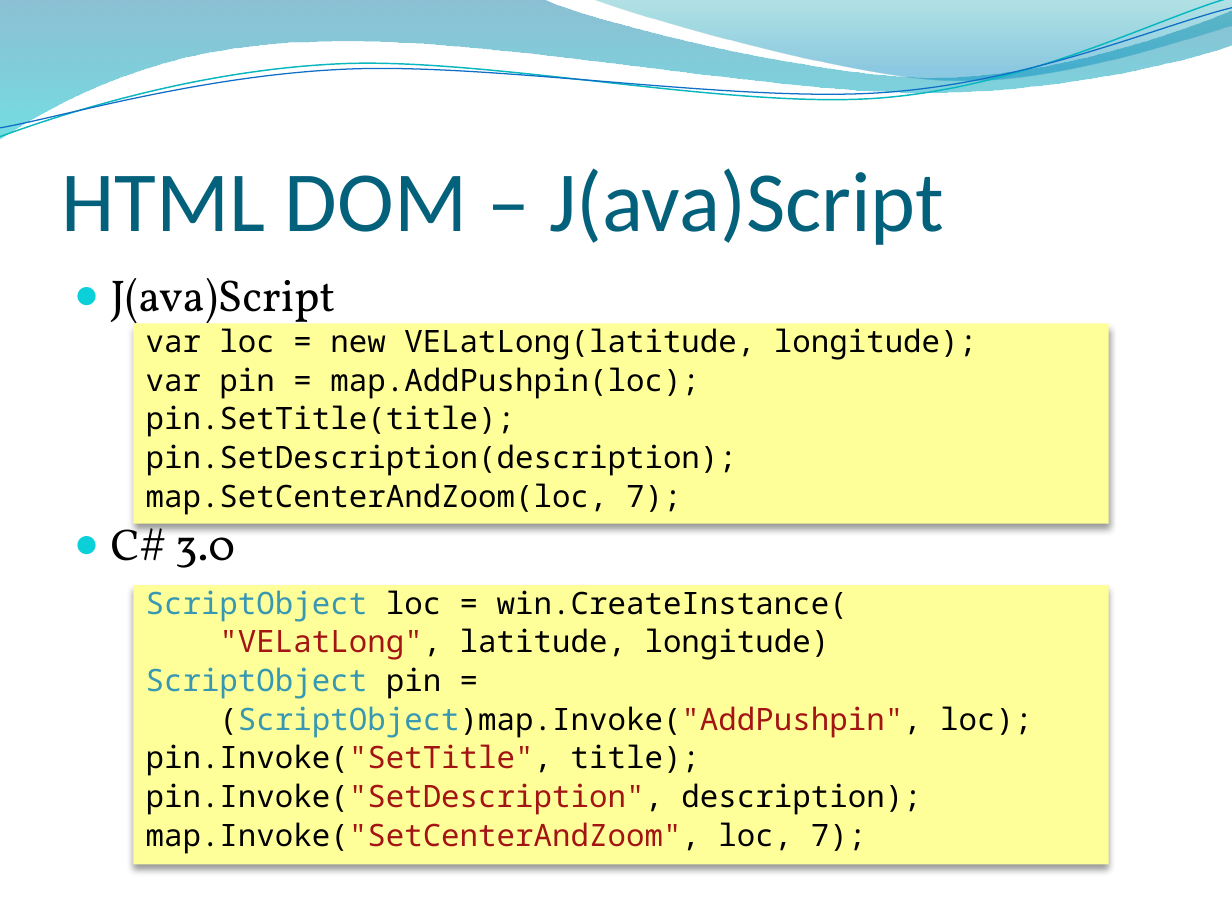
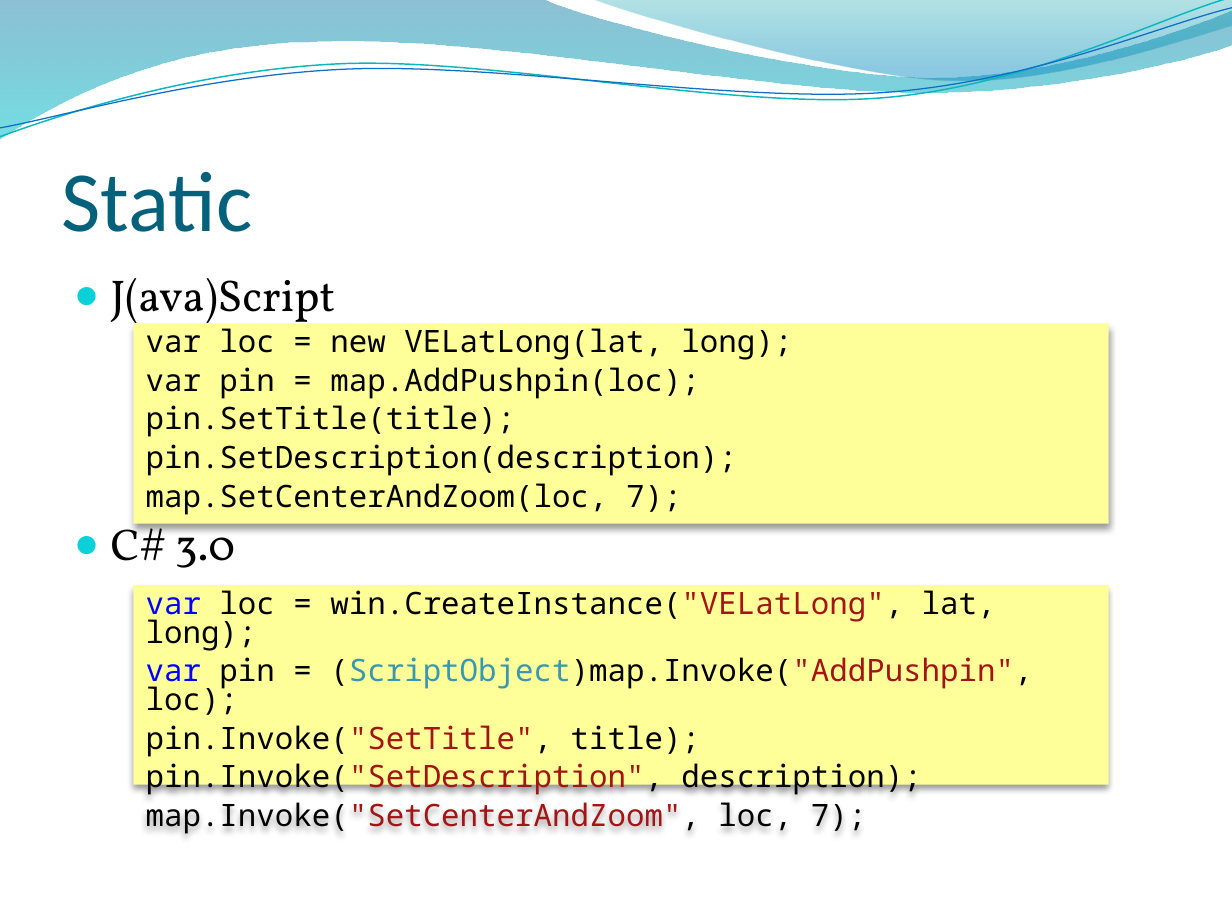
Before and after one commit to dahlbyk/Presentations, a slide deck: slide 6 of DLR/KDahlby.201006.KCDC.DLR.pptx (slide 7 before the commit). Drawn at 1232x924 pixels with LibreOffice and Linux fonts; fonts in the diff are those of the drawing; background and template pictures are left out. Boxes give left, top, right and bottom in pixels: in the first picture for what was removed or moved away, otherwise in the second. Text is boxed around its words. In the diff, an @@ line names an element or a change of style, - is before the commit and + after.

```diff
--- a/DLR/KDahlby.201006.KCDC.DLR.pptx
+++ b/DLR/KDahlby.201006.KCDC.DLR.pptx
@@ title at bbox=[62, 172, 253, 232]: text changed @@
-HTML DOM – J(ava)Script
+Static
@@ text in rectangle at bbox=[146, 328, 792, 360]: text changed @@
-var loc = new VELatLong(latitude, longitude);
+var loc = new VELatLong(lat, long);
@@ rectangle "var loc = win.CreateInstance("VELatLong", lat, ...": place and size @@
-rectangle "var loc = win.CreateInstance("VELatLong", lat, ..." at bbox=[133, 585, 1109, 865]
+rectangle "var loc = win.CreateInstance("VELatLong", lat, ..." at bbox=[133, 585, 1109, 785]
@@ text in rectangle at bbox=[146, 590, 1032, 715]: text changed @@
-ScriptObject loc = win.CreateInstance(
-"VELatLong", latitude, longitude)
-ScriptObject pin =
-(ScriptObject)map.Invoke("AddPushpin", loc);
+var loc = win.CreateInstance("VELatLong", lat, long);
+var pin = (ScriptObject)map.Invoke("AddPushpin", loc);
```
Also in this commit, not shown: 1 slide added, 2 slides removed.
